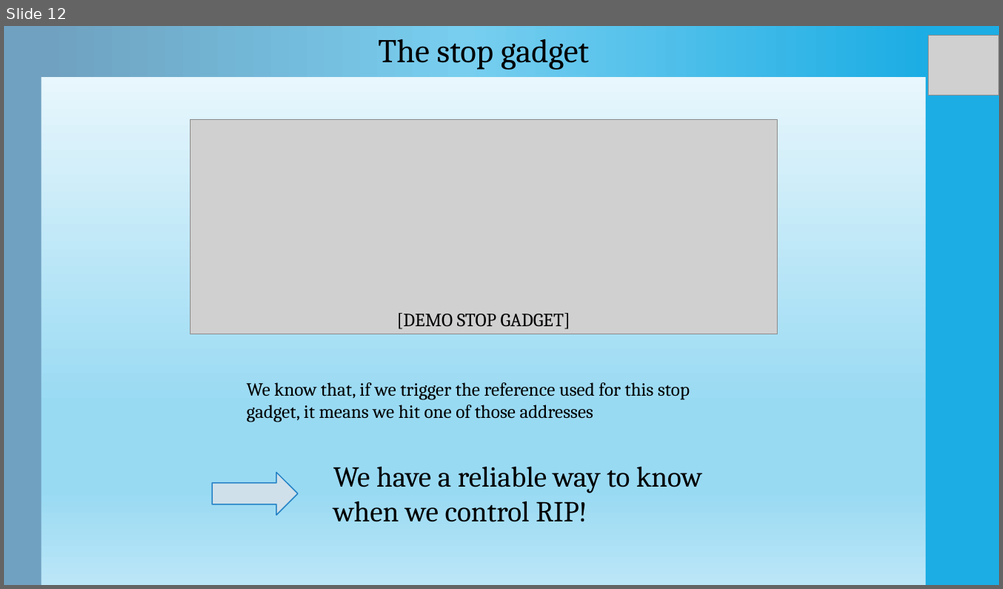
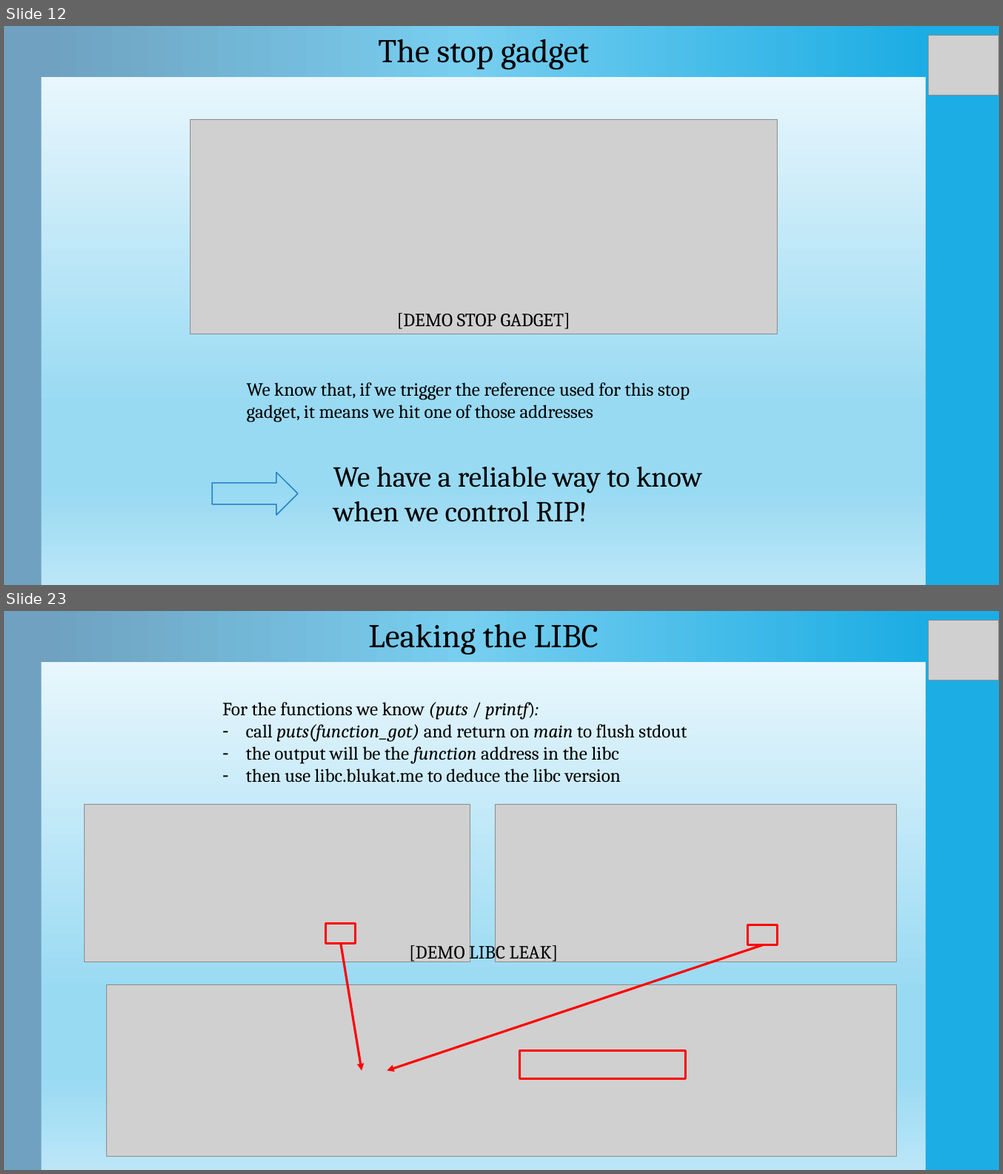
Before and after one commit to Ewael/LSE, a slide deck: Blind_Date/slides.pptx. Shown one above the other, each under a label of ours: slide 12 before the commit, slides 12 and 23 after it; the slides between them are not shown. The pictures are 1003x589 and 1003x1174 pixels, drawn with LibreOffice and Linux fonts; fonts in the diff are those of the drawing; grey boxes stand for pictures. Boxes give left, top, right and bottom in pixels: in the first picture for what was removed or moved away, otherwise in the second. Text is boxed around its words. In the diff, an @@ line names an element or a change of style, - is before the commit and + after.

```diff
--- a/Blind_Date/slides.pptx
+++ b/Blind_Date/slides.pptx
@@ slide 23 added at box(4, 611, 999, 1170), background gradient #F4FBFE to #99DAF3 to #BBE6F7; not listed: 2 template elements that a slide beside it also shows @@
@@ rectangle added at box(41, 611, 925, 663), fill gradient #1CADE4 to #77CEEF to #70A1C0 @@
@@ text added at box(368, 624, 598, 655), 32 pt, text #000000 @@
+Leaking the LIBC
@@ picture added at box(928, 621, 999, 681) @@
@@ text added at box(222, 702, 686, 783), 18 pt, text #000000 @@
+For the functions we know (puts / printf):
+– call puts(function_got) and return on main to flush stdout
+– the output will be the function address in the libc
+– then use libc.blukat.me to deduce the libc version
@@ picture added at box(84, 805, 469, 963) @@
@@ picture added at box(495, 805, 896, 963) @@
@@ rectangle added at box(326, 923, 356, 944), outline #FF0000 2.25 pt @@
@@ text added at box(409, 942, 558, 963), 18 pt, text #000000 @@
+[DEMO LIBC LEAK]
@@ rectangle added at box(748, 925, 778, 945), outline #FF0000 2.25 pt @@
@@ arrow added from (341, 944) to (361, 1071), #FF0000 2.25 pt @@
@@ arrow added from (762, 945) to (387, 1071), #FF0000 2.25 pt @@
@@ picture added at box(106, 985, 896, 1157) @@
@@ rectangle added at box(520, 1051, 686, 1079), outline #FF0000 2.25 pt @@
@@ slide 12 changed as well @@
@@ right arrow at box(212, 473, 298, 515): fill #CFE0EA to none @@
```
Also in this commit, not shown: 6 other slides changed, 13 other slides added, 4 slides removed.
